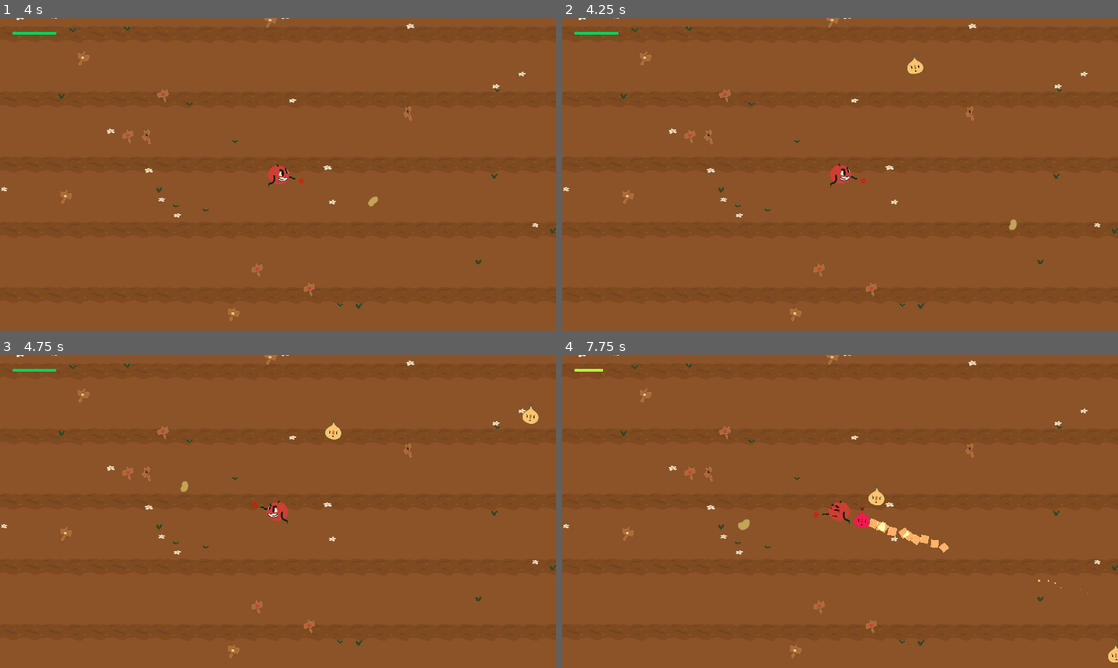
Above: before the commit, frames 1-4 (two rows, left to right).
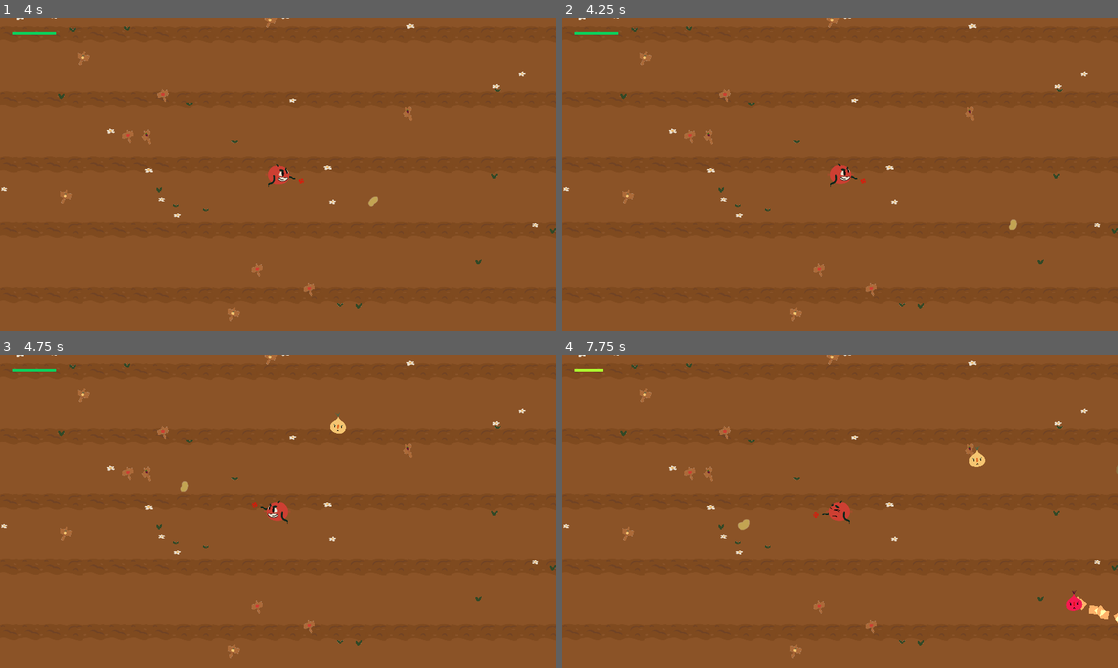
Above: after the commit, the same moments.

Repository: JRo-Robros/BrootalBeetdown
Game: Godot game, scene res://Main.tscn
Two runs of this game, one before a commit and one after it. Both use one fixed random seed, a clock stepped at 60 frames per second and the inputs below.
Inputs (mouse positions are in pixels of both pictures, inside the frame that each line leads up to):
- Up to frame 1 (4 s): tap Enter at 0.5 s; move the mouse to (400, 158) at 0.52 s; click (400, 158) at 0.67 s; move the mouse to (166, 190) at 1.27 s; click (166, 190) at 1.42 s; move the mouse to (333, 105) at 2.02 s; click (333, 105) at 2.17 s; tap Space at 2.75 s; move the mouse to (250, 237) at 2.77 s; click (250, 237) at 2.92 s; move the mouse to (444, 221) at 3.52 s; click (444, 221) at 3.67 s
- Up to frame 2 (4.25 s): no input
- Up to frame 3 (4.75 s): move the mouse to (111, 464) at 4.27 s; click (111, 464) at 4.42 s
- Up to frame 4 (7.75 s): move the mouse to (867, 511) at 5.02 s; click (867, 511) at 5.17 s; move the mouse to (756, 433) at 5.77 s; click (756, 433) at 5.92 s; move the mouse to (962, 495) at 6.52 s; click (962, 495) at 6.67 s; move the mouse to (728, 527) at 7.27 s; click (728, 527) at 7.42 s

Frame 1 is identical in both runs. In frame 2, 0.1% of the frame differs, in the area x 62-65%, y 11-18%; in frame 3, 0.3%; in frame 4, 1.0%, in the area x 52-100%, y 29-99%.

Commit message:
final?

Diff:
--- a/Enemy 1.gd
+++ b/Enemy 1.gd
@@ -70,7 +70,9 @@
 	audio.position = global_position
 	audio.play()
 	get_tree().current_scene.add_child(audio)
-	queue_free()
+	$CollisionShape2D.disabled = true
+	$Hurtbox/CollisionShape2D.disabled = true
+	$AnimationPlayer.play("Death")
 
 
 func set_random_state():
--- a/Enemy 1.tscn
+++ b/Enemy 1.tscn
@@ -21,6 +21,59 @@
 
 [sub_resource type="CircleShape2D" id=3]
 radius = 39.0512
+
+[sub_resource type="Animation" id=9]
+resource_name = "Death"
+tracks/0/type = "value"
+tracks/0/path = NodePath("Polygon2D:self_modulate")
+tracks/0/interp = 1
+tracks/0/loop_wrap = true
+tracks/0/imported = false
+tracks/0/enabled = true
+tracks/0/keys = {
+"times": PoolRealArray( 0, 0.5, 1 ),
+"transitions": PoolRealArray( 1, 1, 1 ),
+"update": 0,
+"values": [ Color( 1, 1, 1, 1 ), Color( 0, 0, 0, 1 ), Color( 1, 1, 1, 0 ) ]
+}
+tracks/1/type = "method"
+tracks/1/path = NodePath(".")
+tracks/1/interp = 1
+tracks/1/loop_wrap = true
+tracks/1/imported = false
+tracks/1/enabled = true
+tracks/1/keys = {
+"times": PoolRealArray( 1 ),
+"transitions": PoolRealArray( 1 ),
+"values": [ {
+"args": [  ],
+"method": "queue_free"
+} ]
+}
+tracks/2/type = "value"
+tracks/2/path = NodePath("Polygon2D:rotation_degrees")
+tracks/2/interp = 1
+tracks/2/loop_wrap = true
+tracks/2/imported = false
+tracks/2/enabled = true
+tracks/2/keys = {
+"times": PoolRealArray( 0, 0.7 ),
+"transitions": PoolRealArray( 1, 1 ),
+"update": 0,
+"values": [ 0.0, 360.0 ]
+}
+tracks/3/type = "value"
+tracks/3/path = NodePath("Polygon2D:scale")
+tracks/3/interp = 1
+tracks/3/loop_wrap = true
+tracks/3/imported = false
+tracks/3/enabled = true
+tracks/3/keys = {
+"times": PoolRealArray( 0, 0.7 ),
+"transitions": PoolRealArray( 1, 1 ),
+"update": 0,
+"values": [ Vector2( 1, 1 ), Vector2( 0.5, 0.5 ) ]
+}
 
 [sub_resource type="Animation" id=4]
 length = 0.001
@@ -33,6 +86,42 @@
 tracks/0/keys = {
 "points": PoolRealArray( 0, -0.25, 0, 0.25, 0 ),
 "times": PoolRealArray( 0 )
+}
+tracks/1/type = "value"
+tracks/1/path = NodePath("Polygon2D:self_modulate")
+tracks/1/interp = 1
+tracks/1/loop_wrap = true
+tracks/1/imported = false
+tracks/1/enabled = true
+tracks/1/keys = {
+"times": PoolRealArray( 0 ),
+"transitions": PoolRealArray( 1 ),
+"update": 0,
+"values": [ Color( 1, 1, 1, 1 ) ]
+}
+tracks/2/type = "value"
+tracks/2/path = NodePath("Polygon2D:rotation_degrees")
+tracks/2/interp = 1
+tracks/2/loop_wrap = true
+tracks/2/imported = false
+tracks/2/enabled = true
+tracks/2/keys = {
+"times": PoolRealArray( 0 ),
+"transitions": PoolRealArray( 1 ),
+"update": 0,
+"values": [ 0.0 ]
+}
+tracks/3/type = "value"
+tracks/3/path = NodePath("Polygon2D:scale")
+tracks/3/interp = 1
+tracks/3/loop_wrap = true
+tracks/3/imported = false
+tracks/3/enabled = true
+tracks/3/keys = {
+"times": PoolRealArray( 0 ),
+"transitions": PoolRealArray( 1 ),
+"update": 0,
+"values": [ Vector2( 1, 1 ) ]
 }
 
 [sub_resource type="Animation" id=5]
@@ -83,7 +172,7 @@
 
 [node name="Polygon2D" type="Polygon2D" parent="."]
 modulate = Color( 1, 0.133333, 0.701961, 1 )
-position = Vector2( -50, -65 )
+offset = Vector2( -50, -65 )
 texture = ExtResource( 1 )
 skeleton = NodePath("Skeleton2D")
 polygon = PoolVector2Array( 48.2759, -10.9718, 30.721, 13.1661, 30.094, 29.1536, 7.83699, 49.2163, 8.77742, 89.0282, 35.4232, 104.389, 60.5016, 106.27, 90.9091, 91.2226, 92.163, 43.5737, 66.7711, 27.5862, 65.8307, 7.52351 )
@@ -92,15 +181,18 @@
 bones = [ "Bone2D2", PoolRealArray( 1, 1, 1, 0.5, 0, 0, 0, 0, 0.5, 1, 1 ), "Bone2D", PoolRealArray( 0, 0, 0.5, 1, 0.5, 0, 0, 0.5, 1, 0.5, 0 ) ]
 
 [node name="Skeleton2D" type="Skeleton2D" parent="Polygon2D"]
+position = Vector2( -50, -41 )
 
 [node name="Bone2D2" type="Bone2D" parent="Polygon2D/Skeleton2D"]
 position = Vector2( 50, 46 )
 rotation = -1.58449
+scale = Vector2( 1, 1 )
 rest = Transform2D( -0.0136969, -0.999906, 0.999906, -0.0136969, 50, 46 )
 
 [node name="Bone2D" type="Bone2D" parent="Polygon2D/Skeleton2D"]
 position = Vector2( 50, 66 )
-rotation = -1.74612
+rotation = -1.71865
+scale = Vector2( 1, 1 )
 rest = Transform2D( -0.0136969, -0.999906, 0.999906, -0.0136969, 50, 66 )
 
 [node name="CollisionShape2D" type="CollisionShape2D" parent="."]
@@ -108,6 +200,7 @@
 
 [node name="AnimationPlayer" type="AnimationPlayer" parent="."]
 reset_on_save = false
+anims/Death = SubResource( 9 )
 anims/RESET = SubResource( 4 )
 anims/default = SubResource( 5 )
 
--- a/Main.gd
+++ b/Main.gd
@@ -35,3 +35,11 @@
 				wave_message.text = "Time for a BEETDOWN!!"
 				pass
 #				spawn boss fight
+
+
+
+func _on_Tom_player_died():
+	print('deds')
+	wave_message.text = "You DIED!!!!"
+	yield(get_tree().create_timer(3.0), "timeout")
+	get_tree().change_scene("res://Main.tscn")
--- a/Main.tscn
+++ b/Main.tscn
@@ -296,7 +296,7 @@
 
 [node name="Music" type="AudioStreamPlayer" parent="."]
 stream = ExtResource( 7 )
-volume_db = -80.0
+volume_db = -5.0
 autoplay = true
 
 [node name="Background" type="Node2D" parent="."]
@@ -410,3 +410,5 @@
 margin_bottom = 282.0
 theme = SubResource( 8 )
 text = "Moving resets your fire rate !!!"
+
+[connection signal="player_died" from="YSort/Tom" to="." method="_on_Tom_player_died"]
--- a/Tom.gd
+++ b/Tom.gd
@@ -1,12 +1,12 @@
 extends KinematicBody2D
 enum STATE {UNROOTED, VINE_IN_MOTION, TOM_IN_MOTION, ROOTED}
+
+signal player_died
 
 export var vine_speed: float = 0.8
 export var tom_speed: int = 6
 export var health: int = 100
 export var base_cooldown:float = 0.04
-
-var cooldown:float = base_cooldown
 
 export var shoot_sound = preload("res://Sound Effects/Player/Player shoot sound.mp3")
 export var hurt_sound = preload("res://Sound Effects/Player/Player hit sound.mp3")
@@ -14,6 +14,8 @@
 export var lock_sound = preload("res://Sound Effects/Player/Player lock sound.mp3")
 export var gun_particles = preload("res://VFX/Gun Particles.tscn")
 
+var dead = false
+var cooldown:float = base_cooldown
 var in_cooldown = false
 var state = STATE.UNROOTED
 var rooted = false
@@ -38,6 +40,8 @@
 
 
 func _input(event):
+	if dead:
+		return
 	if event is InputEventMouseButton:
 		if event.button_index == BUTTON_RIGHT and event.pressed:
 			vine_target = get_global_mouse_position()
@@ -47,6 +51,8 @@
 
 
 func _process(delta):
+	if dead:
+		return
 	if cooldown >= 0.35:
 		$Visual/Polygon2D.texture = shock_tex
 
@@ -131,6 +137,8 @@
 func take_damage(damage):
 	health -= damage
 	play_hurt_sound()
+	if health <= 0:
+		player_death()
 	Globals.emit_signal("player_health_changed")
 	$Visual/Polygon2D.texture = hurt_tex
 
@@ -170,6 +178,7 @@
 	audio.play()
 	get_tree().current_scene.add_child(audio)
 
+
 func play_lock_sound():
 	var audio = load("res://Oneshot Player2D.tscn").instance()
 	audio.stream = lock_sound
@@ -177,3 +186,12 @@
 	audio.position = global_position
 	audio.play()
 	get_tree().current_scene.add_child(audio)
+
+
+func player_death():
+	dead = true
+	$AnimationPlayer.play("Death")
+
+
+func inform_player_dead():
+	emit_signal("player_died")
--- a/Tom.tscn
+++ b/Tom.tscn
@@ -1,9 +1,10 @@
-[gd_scene load_steps=9 format=2]
+[gd_scene load_steps=11 format=2]
 
 [ext_resource path="res://GraphicalAssets/idle.png" type="Texture" id=1]
 [ext_resource path="res://Tom.gd" type="Script" id=2]
 [ext_resource path="res://GraphicalAssets/vine.png" type="Texture" id=3]
 [ext_resource path="res://GraphicalAssets/crosshair.png" type="Texture" id=4]
+[ext_resource path="res://GraphicalAssets/hurt2.png" type="Texture" id=5]
 
 [sub_resource type="CircleShape2D" id=1]
 radius = 45.0
@@ -11,6 +12,108 @@
 [sub_resource type="CapsuleShape2D" id=2]
 radius = 32.0
 height = 10.0
+
+[sub_resource type="Animation" id=5]
+resource_name = "Death"
+length = 4.0
+tracks/0/type = "value"
+tracks/0/path = NodePath("Crosshair:visible")
+tracks/0/interp = 1
+tracks/0/loop_wrap = true
+tracks/0/imported = false
+tracks/0/enabled = true
+tracks/0/keys = {
+"times": PoolRealArray( 0 ),
+"transitions": PoolRealArray( 1 ),
+"update": 1,
+"values": [ false ]
+}
+tracks/1/type = "value"
+tracks/1/path = NodePath("Visual/Polygon2D:texture")
+tracks/1/interp = 1
+tracks/1/loop_wrap = true
+tracks/1/imported = false
+tracks/1/enabled = true
+tracks/1/keys = {
+"times": PoolRealArray( 0, 0.1 ),
+"transitions": PoolRealArray( 1, 1 ),
+"update": 1,
+"values": [ ExtResource( 1 ), ExtResource( 5 ) ]
+}
+tracks/2/type = "value"
+tracks/2/path = NodePath("Visual/Polygon2D/Skeleton2D/Bone2D:position")
+tracks/2/interp = 1
+tracks/2/loop_wrap = true
+tracks/2/imported = false
+tracks/2/enabled = true
+tracks/2/keys = {
+"times": PoolRealArray( 0, 0.5, 1.6, 2 ),
+"transitions": PoolRealArray( 1, 1, 1, 1 ),
+"update": 0,
+"values": [ Vector2( 55, 52 ), Vector2( 68.3752, 39.9541 ), Vector2( 39.6966, 41.0537 ), Vector2( 77.0445, 60.0708 ) ]
+}
+tracks/3/type = "value"
+tracks/3/path = NodePath("Visual/Polygon2D/Skeleton2D/Bone2D:rotation_degrees")
+tracks/3/interp = 1
+tracks/3/loop_wrap = true
+tracks/3/imported = false
+tracks/3/enabled = true
+tracks/3/keys = {
+"times": PoolRealArray( 0, 0.5, 2 ),
+"transitions": PoolRealArray( 1, 1, 1 ),
+"update": 0,
+"values": [ -4.50424, -23.9966, 14.3775 ]
+}
+tracks/4/type = "value"
+tracks/4/path = NodePath("Visual/Polygon2D/Skeleton2D/Bone2D2:position")
+tracks/4/interp = 1
+tracks/4/loop_wrap = true
+tracks/4/imported = false
+tracks/4/enabled = true
+tracks/4/keys = {
+"times": PoolRealArray( 1.6, 2 ),
+"transitions": PoolRealArray( 1, 1 ),
+"update": 0,
+"values": [ Vector2( 39, 57 ), Vector2( -0.06287, 78.8882 ) ]
+}
+tracks/5/type = "value"
+tracks/5/path = NodePath("Visual/Polygon2D/Skeleton2D/Bone2D2:rotation_degrees")
+tracks/5/interp = 1
+tracks/5/loop_wrap = true
+tracks/5/imported = false
+tracks/5/enabled = true
+tracks/5/keys = {
+"times": PoolRealArray( 0, 1.6, 2 ),
+"transitions": PoolRealArray( 1, 1, 1 ),
+"update": 0,
+"values": [ 179.918, 179.918, 183.023 ]
+}
+tracks/6/type = "value"
+tracks/6/path = NodePath("Visual/Polygon2D:self_modulate")
+tracks/6/interp = 1
+tracks/6/loop_wrap = true
+tracks/6/imported = false
+tracks/6/enabled = true
+tracks/6/keys = {
+"times": PoolRealArray( 0, 1.5, 2.7, 4 ),
+"transitions": PoolRealArray( 1, 1, 1, 1 ),
+"update": 0,
+"values": [ Color( 1, 1, 1, 1 ), Color( 0.458824, 0.94902, 0.321569, 1 ), Color( 0.109804, 0.45098, 0.431373, 1 ), Color( 0.0392157, 0.0588235, 0.0588235, 0 ) ]
+}
+tracks/7/type = "method"
+tracks/7/path = NodePath(".")
+tracks/7/interp = 1
+tracks/7/loop_wrap = true
+tracks/7/imported = false
+tracks/7/enabled = true
+tracks/7/keys = {
+"times": PoolRealArray( 3.7 ),
+"transitions": PoolRealArray( 1 ),
+"values": [ {
+"args": [  ],
+"method": "inform_player_dead"
+} ]
+}
 
 [sub_resource type="Animation" id=3]
 resource_name = "Default"
@@ -38,6 +141,90 @@
 "points": PoolRealArray( 0, -0.25, 0, 0.25, 0 ),
 "times": PoolRealArray( 0 )
 }
+tracks/1/type = "value"
+tracks/1/path = NodePath("Crosshair:visible")
+tracks/1/interp = 1
+tracks/1/loop_wrap = true
+tracks/1/imported = false
+tracks/1/enabled = true
+tracks/1/keys = {
+"times": PoolRealArray( 0 ),
+"transitions": PoolRealArray( 1 ),
+"update": 0,
+"values": [ true ]
+}
+tracks/2/type = "value"
+tracks/2/path = NodePath("Visual/Polygon2D:texture")
+tracks/2/interp = 1
+tracks/2/loop_wrap = true
+tracks/2/imported = false
+tracks/2/enabled = true
+tracks/2/keys = {
+"times": PoolRealArray( 0 ),
+"transitions": PoolRealArray( 1 ),
+"update": 0,
+"values": [ ExtResource( 1 ) ]
+}
+tracks/3/type = "value"
+tracks/3/path = NodePath("Visual/Polygon2D/Skeleton2D/Bone2D:position")
+tracks/3/interp = 1
+tracks/3/loop_wrap = true
+tracks/3/imported = false
+tracks/3/enabled = true
+tracks/3/keys = {
+"times": PoolRealArray( 0 ),
+"transitions": PoolRealArray( 1 ),
+"update": 0,
+"values": [ Vector2( 55, 52 ) ]
+}
+tracks/4/type = "value"
+tracks/4/path = NodePath("Visual/Polygon2D/Skeleton2D/Bone2D2:position")
+tracks/4/interp = 1
+tracks/4/loop_wrap = true
+tracks/4/imported = false
+tracks/4/enabled = true
+tracks/4/keys = {
+"times": PoolRealArray( 0 ),
+"transitions": PoolRealArray( 1 ),
+"update": 0,
+"values": [ Vector2( 39, 57 ) ]
+}
+tracks/5/type = "value"
+tracks/5/path = NodePath("Visual/Polygon2D/Skeleton2D/Bone2D2:rotation_degrees")
+tracks/5/interp = 1
+tracks/5/loop_wrap = true
+tracks/5/imported = false
+tracks/5/enabled = true
+tracks/5/keys = {
+"times": PoolRealArray( 0 ),
+"transitions": PoolRealArray( 1 ),
+"update": 0,
+"values": [ 179.918 ]
+}
+tracks/6/type = "value"
+tracks/6/path = NodePath("Visual/Polygon2D:modulate")
+tracks/6/interp = 1
+tracks/6/loop_wrap = true
+tracks/6/imported = false
+tracks/6/enabled = true
+tracks/6/keys = {
+"times": PoolRealArray( 0 ),
+"transitions": PoolRealArray( 1 ),
+"update": 0,
+"values": [ Color( 1, 1, 1, 1 ) ]
+}
+tracks/7/type = "value"
+tracks/7/path = NodePath("Visual/Polygon2D:self_modulate")
+tracks/7/interp = 1
+tracks/7/loop_wrap = true
+tracks/7/imported = false
+tracks/7/enabled = true
+tracks/7/keys = {
+"times": PoolRealArray( 0 ),
+"transitions": PoolRealArray( 1 ),
+"update": 0,
+"values": [ Color( 1, 1, 1, 1 ) ]
+}
 
 [node name="Tom" type="KinematicBody2D"]
 collision_mask = 20
@@ -80,6 +267,7 @@
 [node name="BulletTimer" type="Timer" parent="."]
 
 [node name="AnimationPlayer" type="AnimationPlayer" parent="."]
+anims/Death = SubResource( 5 )
 anims/Default = SubResource( 3 )
 anims/RESET = SubResource( 4 )
 
@@ -99,6 +287,7 @@
 
 [node name="Bone2D" type="Bone2D" parent="Visual/Polygon2D/Skeleton2D"]
 position = Vector2( 55, 52 )
+scale = Vector2( 1, 1 )
 rest = Transform2D( 0.996912, -0.0785329, 0.0785329, 0.996912, 55, 52 )
 default_length = 50.0
 
--- a/WaveSpawner.gd
+++ b/WaveSpawner.gd
@@ -4,9 +4,9 @@
 
 enum STATE {GET_READY, ACTIVE, COUNTDOWN, COOLDOWN}
 
-export var spawn_amount = 4
-export var spawn_time = 1.2
-export var wave_time = 15.0
+export var spawn_amount = 3
+export var spawn_time = 1.3
+export var wave_time = 10
 
 var state = null
 var enemy = preload("res://Enemy 1.tscn")
@@ -20,7 +20,7 @@
 	start_wave()
 
 
-func start_wave(_sp_amt = 4, _sp_time = 1.2, _wv_time = 15.0):
+func start_wave(_sp_amt = spawn_amount, _sp_time = spawn_time, _wv_time = wave_time):
 	spawn_amount = _sp_amt
 	spawn_time = _sp_time
 	wave_time = _wv_time
Not shown: 1 places in Enemy 1.tscn that only renumber resources
